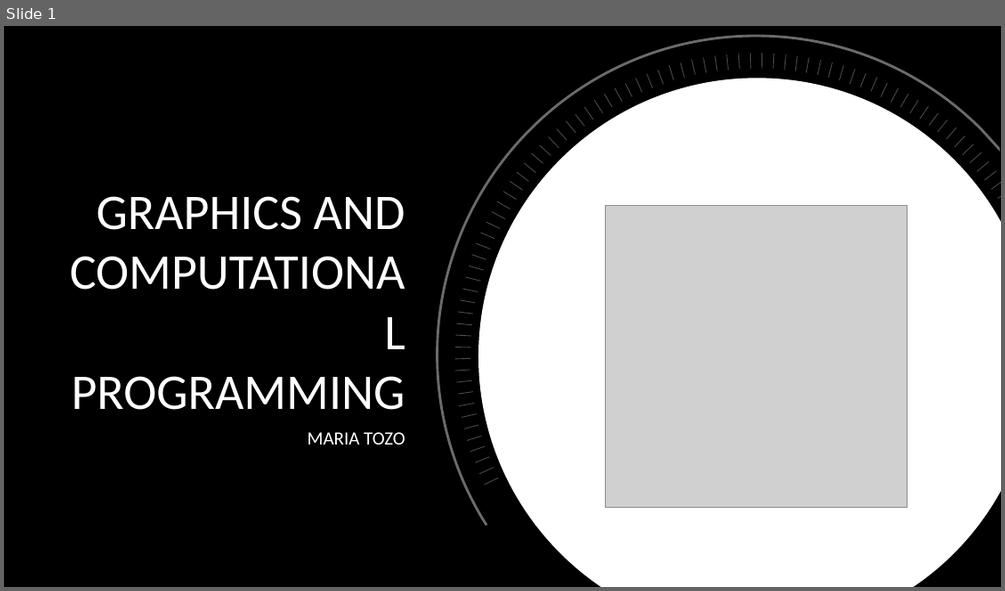
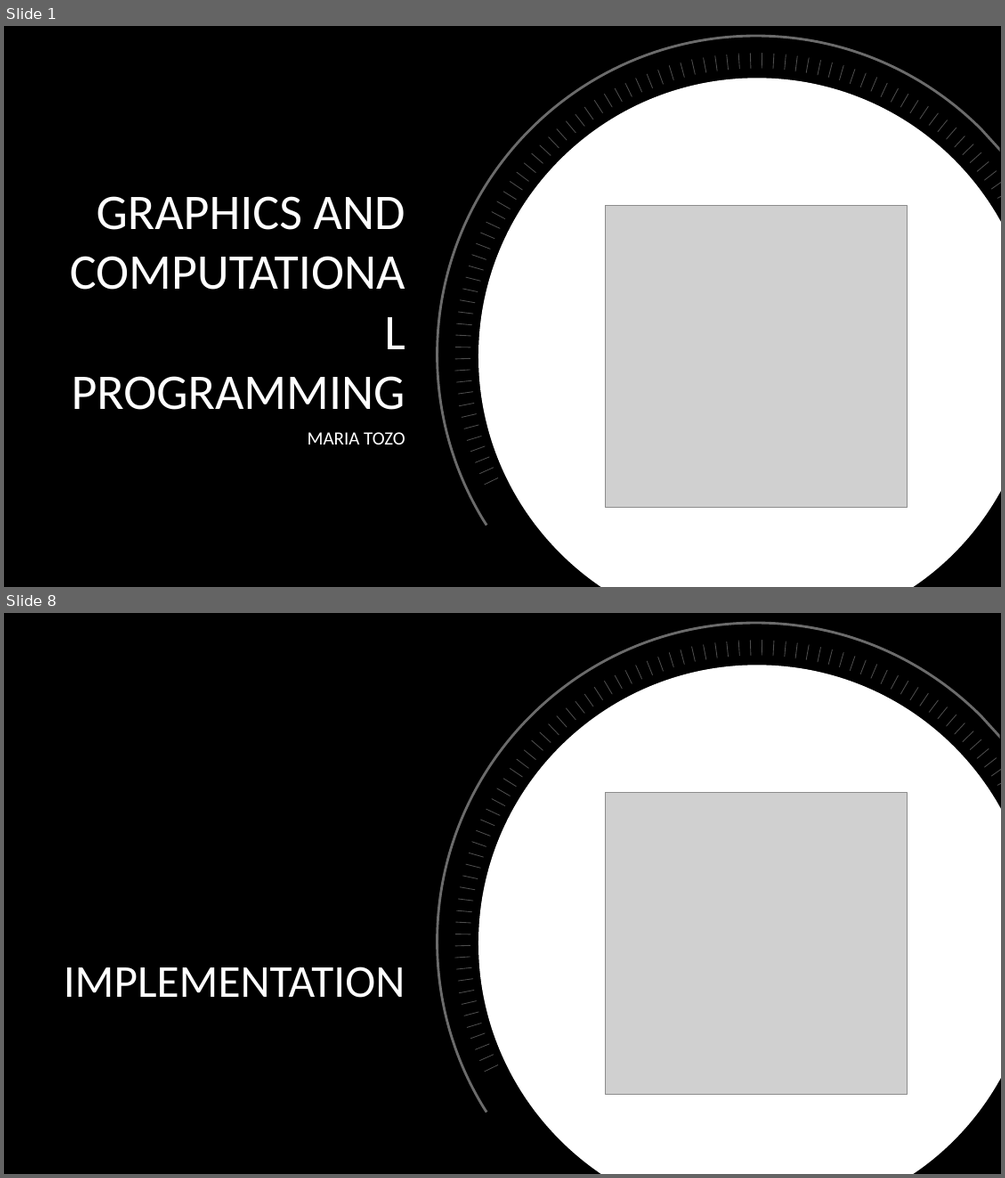
Before and after one commit to MariaPrograms/RayCasting, a slide deck: Graphics and Computational Programming.pptx. Shown one above the other, each under a label of ours: slide 1 before the commit, slides 1 and 8 after it; the slides between them are not shown. The pictures are 1005x591 and 1005x1178 pixels, drawn with LibreOffice and Linux fonts; fonts in the diff are those of the drawing; grey boxes stand for pictures; background and template pictures are left out. Boxes give left, top, right and bottom in pixels: in the first picture for what was removed or moved away, otherwise in the second. Text is boxed around its words. In the diff, an @@ line names an element or a change of style, - is before the commit and + after.

```diff
--- a/Graphics and Computational Programming.pptx
+++ b/Graphics and Computational Programming.pptx
@@ slide 8 added at [4, 613, 1001, 1174], background picture (left out) @@
@@ freeform shape added at [437, 621, 1000, 1112], fill #FFFFFF at 42% opacity @@
@@ freeform shape added at [480, 666, 1001, 1174], fill #FFFFFF, outline #FFFFFF 4 pt @@
@@ picture added at [606, 793, 906, 1094] @@
@@ title added at [64, 966, 405, 997], 44 pt, text #FFFFFF @@
+IMPLEMENTATION
@@ group added at [455, 640, 1001, 1071]: 78 lines @@
```
Also in this commit, not shown: 4 slides changed, 3 other slides added.
